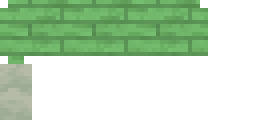
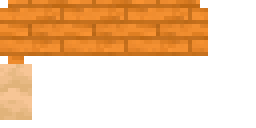
Comparing the layer stacks of the two 256px x 128px images. Changes:
added layer "Hones Sign" above "Honey Post" over left=0, top=0, right=208, bottom=64
added layer "Honey Post" above "poisonous-sign" over left=0, top=64, right=32, bottom=120
